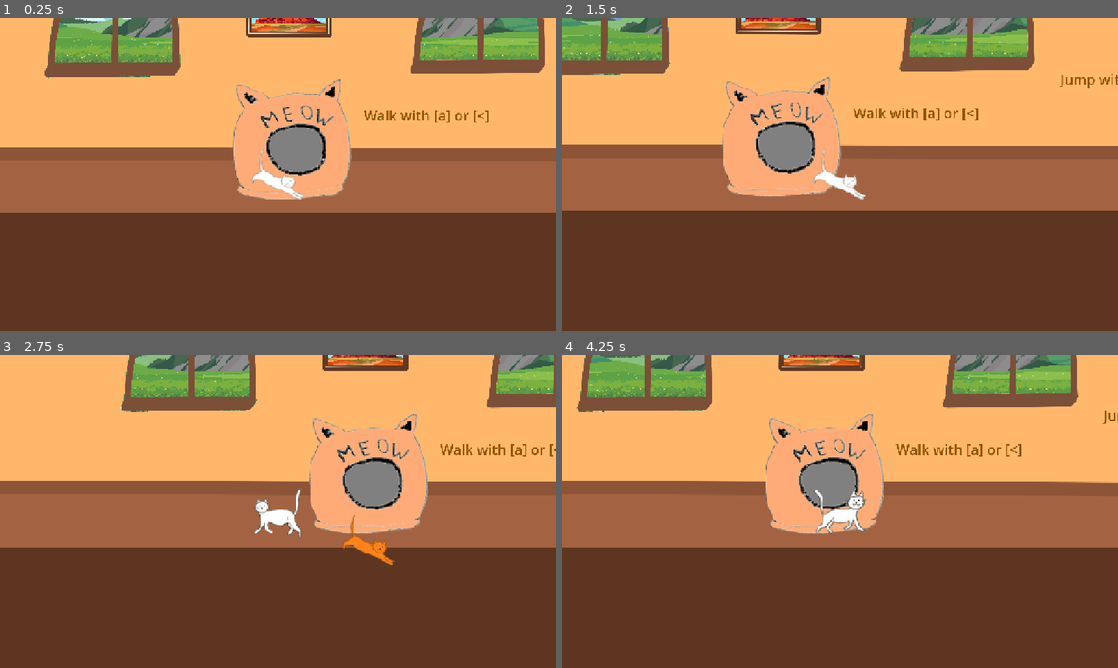
Above: before the commit, frames 1-4 (two rows, left to right).
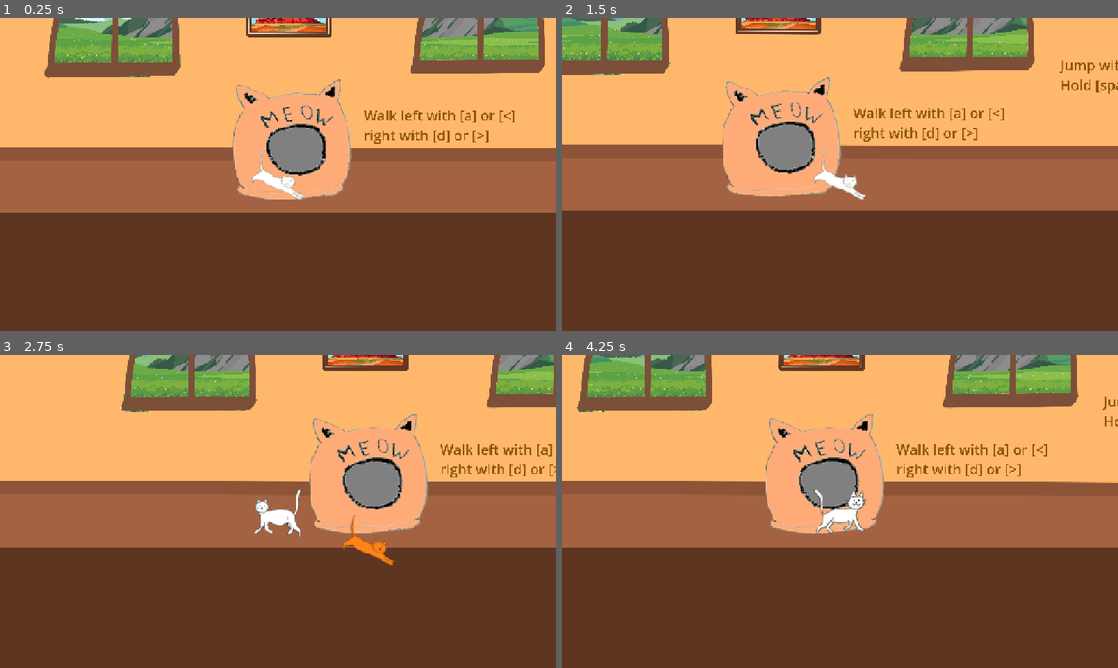
Above: after the commit, the same moments.

Repository: Fantasiel/GameJam25
Game: Godot game, scene res://scenes/levels/level6/level6.tscn
The game is run twice, just before and just after one commit, with the same random seed, the same clock (stepped at 60 frames per second) and the same inputs. This scene is started directly instead of the project's main scene.
Inputs:
- Up to frame 1 (0.25 s): no input
- Up to frame 2 (1.5 s): hold Right (move_right) from 0.53 s (still down); tap Space (jump) at 0.6, 0.77, 1.07 s; tap F (interact) at 1.35 s
- Up to frame 3 (2.75 s): tap Space (jump) at 1.52, 1.55, 1.82, 2.3 s; release Right (move_right) at 2.03 s; hold Left (move_left) from 2.03 s (still down); tap Ctrl (replay) at 2.1 s
- Up to frame 4 (4.25 s): release Left (move_left) at 2.78 s; hold Right (move_right) from 2.78 s (still down); tap Space (jump) at 2.85, 3.02, 3.32, 3.77, 3.8, 4.07 s; tap F (interact) at 3.6 s

The runs differ from the first frame. In frame 1, 0.5% of the frame differs, in the area x 65-93%, y 29-41%; in frame 2, 0.9%, in the area x 52-100%, y 13-40%; in frame 3, 0.5%; in frame 4, 0.6%.

Commit message:
build

Diff:
--- a/scenes/levels/level6/level6.tscn
+++ b/scenes/levels/level6/level6.tscn
@@ -145,22 +145,24 @@
 offset_bottom = 145.0
 theme_override_colors/font_color = Color(0.551197, 0.32836, 8.66354e-07, 1)
 theme_override_font_sizes/font_size = 64
-text = "Walk with [a] or [<]"
+text = "Walk left with [a] or [<]
+right with [d] or [>]"
 
 [node name="JumpLabel" type="Label" parent="."]
 offset_left = 1201.0
-offset_top = -97.0
-offset_right = 1751.0
-offset_bottom = -9.0
+offset_top = -163.0
+offset_right = 2092.0
+offset_bottom = 16.0
 theme_override_colors/font_color = Color(0.551197, 0.32836, 8.66354e-07, 1)
 theme_override_font_sizes/font_size = 64
-text = "Jump with [space]"
+text = "Jump with [space]
+Hold [space] to jump heigher"
 
-[node name="JumpLabel" type="Label" parent="JumpLabel"]
-offset_left = 1499.0
-offset_top = 51.0
-offset_right = 2049.0
-offset_bottom = 139.0
+[node name="JumpLabel2" type="Label" parent="."]
+offset_left = 2703.0
+offset_top = -31.0
+offset_right = 3879.0
+offset_bottom = 57.0
 theme_override_colors/font_color = Color(0.551197, 0.32836, 8.66354e-07, 1)
 theme_override_font_sizes/font_size = 64
 text = "Wait, haven't we've been here before?"
--- a/scenes/levels/objects/vase/vase.gd
+++ b/scenes/levels/objects/vase/vase.gd
@@ -10,7 +10,7 @@
 
 @export var model: VaseModel
 @export var is_broken = false
-@export var enable_slappability_hint = false # show a hint on screen, that the vase is slappable
+@export var enable_slappability_hint = true # show a hint on screen, that the vase is slappable
 
 var initial_transform: Transform2D
 
Not shown, changed: export_presets.cfg
Not shown, changed: build.zip
Not shown, changed: build/index.pck
Not shown, added: build_windows.zip
Not shown, added: build_windows/index.console.exe
Not shown, added: build_windows/index.exe
Not shown, added: build_windows/index.pck
